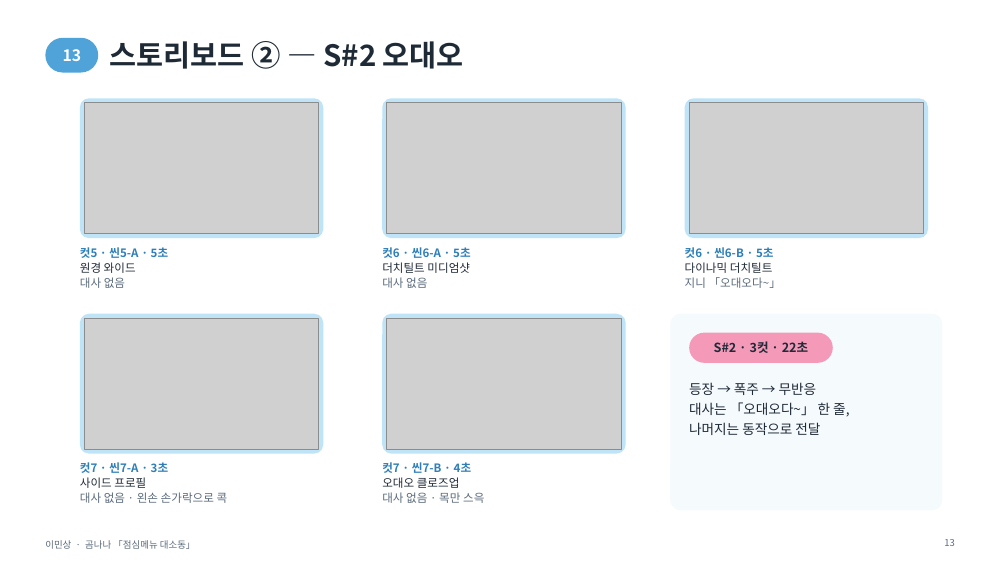
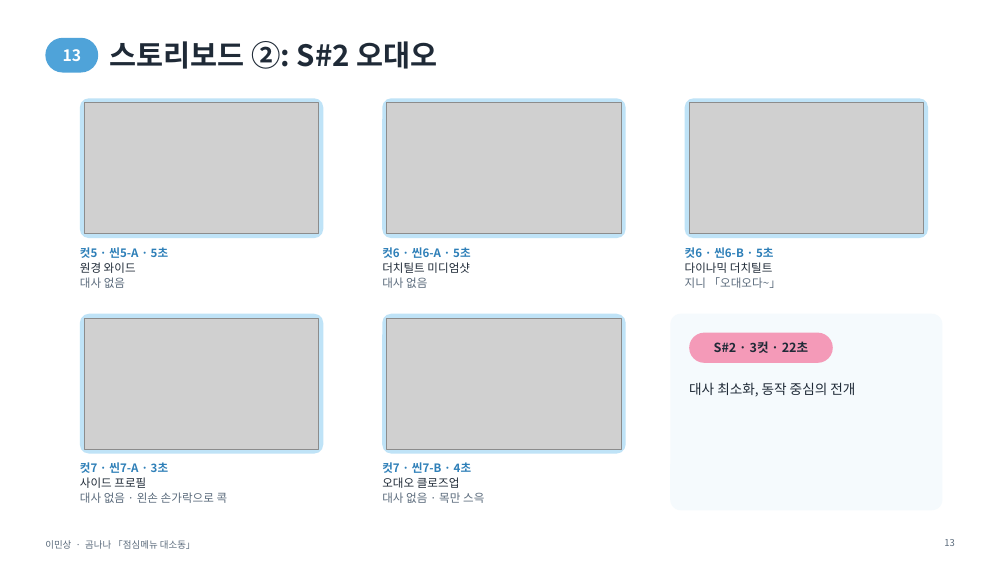
Before and after one commit to chikinx33/H-it, a slide deck: slide 13 of lms/이민상_포트폴리오.pptx. Drawn at 1008x567 pixels with LibreOffice and Linux fonts; fonts in the diff are those of the drawing; grey boxes stand for pictures. Boxes give left, top, right and bottom in pixels: in the first picture for what was removed or moved away, otherwise in the second. Text is boxed around its words. In the diff, an @@ line names an element or a change of style, - is before the commit and + after.

```diff
--- a/lms/이민상_포트폴리오.pptx
+++ b/lms/이민상_포트폴리오.pptx
@@ title at (110,41,438,69): text changed @@
-스토리보드 ② — S#2 오대오
+스토리보드 ②: S#2 오대오
@@ text at (689,382,855,397): text changed @@
-등장 → 폭주 → 무반응
-대사는 「오대오다~」 한 줄,
-나머지는 동작으로 전달
+대사 최소화, 동작 중심의 전개
```
Also in this commit, not shown: 20 other slides changed, 7 other files.
